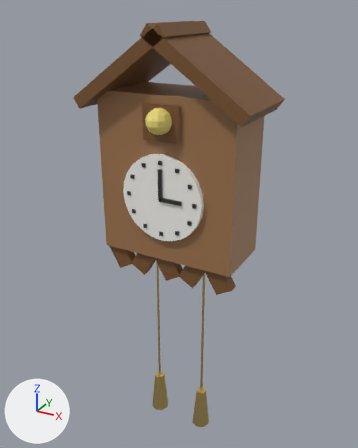
The glTF model assets/models/apartment/cuckoo_clock.glb: old version first, new version second.
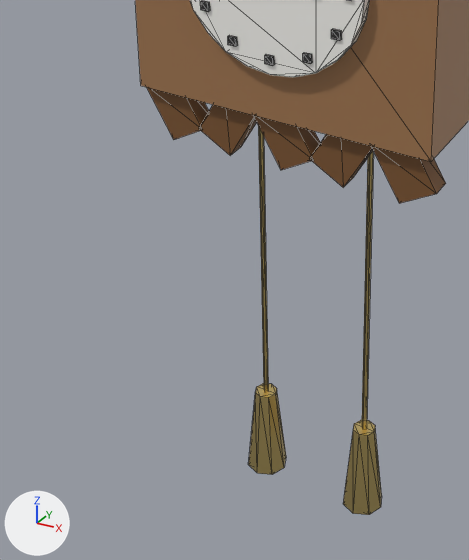
The first picture shows the older version from a 50 mm lens placed at (0.475, -0.94, 0.32), pointed at (-0.007, -0.062, -0.118). The close-ups show the older and then the newer version on the part from 13% to 69% of the width and 47% to 100% of the height of that picture. Only the edits that show in the close-ups are written down. Every picture has the same lights, and +X, +Y and +Z are marked at lower left. The close-ups show mesh edges as thin lines. Vertices at exactly the same position are counted once.

The first close-up shows 'CuckooClock'.
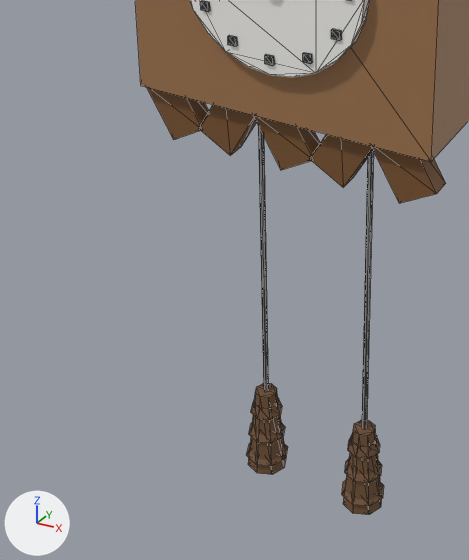
What changed in the scene script:
```text
Add mat_clockcone:
    mat_clockcone = principled_material('ClockCone')
    mat_clockcone.base_color = (0.16, 0.08, 0.035)  # brown #6f5035
    mat_clockcone.roughness = 0.75
Add mat_cuckoobird:
    mat_cuckoobird = principled_material('CuckooBird')
    mat_cuckoobird.base_color = (0.45, 0.25, 0.1)  # orange #b38959
    mat_cuckoobird.roughness = 0.7
Add mat_cuckoobeak:
    mat_cuckoobeak = principled_material('CuckooBeak')
    mat_cuckoobeak.base_color = (0.75, 0.45, 0.1)  # orange #e1b359
    mat_cuckoobeak.roughness = 0.6
Add mat_clockiron:
    mat_clockiron = principled_material('ClockIron')
    mat_clockiron.base_color = (0.09, 0.085, 0.08)  # dark grey #555250
    mat_clockiron.metallic = 0.6
Change me_cube_017:
    used by ob_cuckooclock; location = (0.0, 0.0, 0.0)
    remove me_cube_017.from_pydata(...)  # 354 vertices, 592 faces; spans x -0.185..0.185, y -0.182..0.01, z -0.65..0.294
    add me_cube_017.from_pydata(...)  # 528 vertices, 916 faces; spans x -0.185..0.185, y -0.186..0.01, z -0.65..0.294
    me_cube_017 part 1: a new loose piece, an 8-sided cut cone along z (radius 0.024 at the low end, 0.014 at the high end) spanning x -0.084..-0.036, y -0.094..-0.046, z -0.636..-0.624, in mat_clockcone (brown #6f5035)
    me_cube_017 part 2: a new loose piece, an 8-sided cut cone along z (radius 0.021 at the low end, 0.014 at the high end) spanning x -0.081..-0.039, y -0.091..-0.049, z -0.606..-0.594, in mat_clockcone (brown #6f5035)
    me_cube_017 part 3: a new loose piece, an 8-sided cut cone along z (radius 0.018 at the low end, 0.014 at the high end) spanning x -0.078..-0.042, y -0.088..-0.052, z -0.576..-0.564, in mat_clockcone (brown #6f5035)
    me_cube_017 part 4: a new loose piece, an 8-sided cut cone along z (radius 0.024 at the low end, 0.014 at the high end) spanning x 0.036..0.084, y -0.094..-0.046, z -0.636..-0.624, in mat_clockcone (brown #6f5035)
    me_cube_017 part 5: a new loose piece, an 8-sided cut cone along z (radius 0.021 at the low end, 0.014 at the high end) spanning x 0.039..0.081, y -0.091..-0.049, z -0.606..-0.594, in mat_clockcone (brown #6f5035)
    me_cube_017 part 6: a new loose piece, an 8-sided cut cone along z (radius 0.018 at the low end, 0.014 at the high end) spanning x 0.042..0.078, y -0.088..-0.052, z -0.576..-0.564, in mat_clockcone (brown #6f5035)
    me_cube_017 part 7: 24 faces spanning x -0.063..0.063, y -0.073..-0.067, z -0.55..-0.17 switch from mat_brass (yellow #edd389) to mat_clockiron (dark grey #555250)
    me_cube_017 part 8: 56 faces spanning x -0.082..0.082, y -0.092..-0.048, z -0.65..-0.55 switch from mat_brass (yellow #edd389) to mat_clockcone (brown #6f5035)
    other edits to the shape of me_cube_017 do not show in these pictures
    remove me_cube_017.materials.append(mat_bird)  # yellow #f3e17c
    add me_cube_017.materials.append(mat_cuckoobird)  # orange #b38959
    add me_cube_017.materials.append(mat_cuckoobeak)  # orange #e1b359
```

Changed parts and their boxes (x1, y1, x2, y2) in the close-ups (469 x 560 px):
part 1 of me_cube_017, added: after (247, 443, 288, 466)
part 2 of me_cube_017, added: after (249, 422, 285, 443)
part 3 of me_cube_017, added: after (251, 398, 282, 420)
part 4 of me_cube_017, added: after (342, 480, 384, 506)
part 5 of me_cube_017, added: after (345, 459, 382, 483)
part 6 of me_cube_017, added (brown): after (348, 433, 380, 459)
part 7 of me_cube_017, recoloured: (258, 126, 373, 429) in both
part 8 of me_cube_017, recoloured (darker): (248, 383, 381, 515) in both
